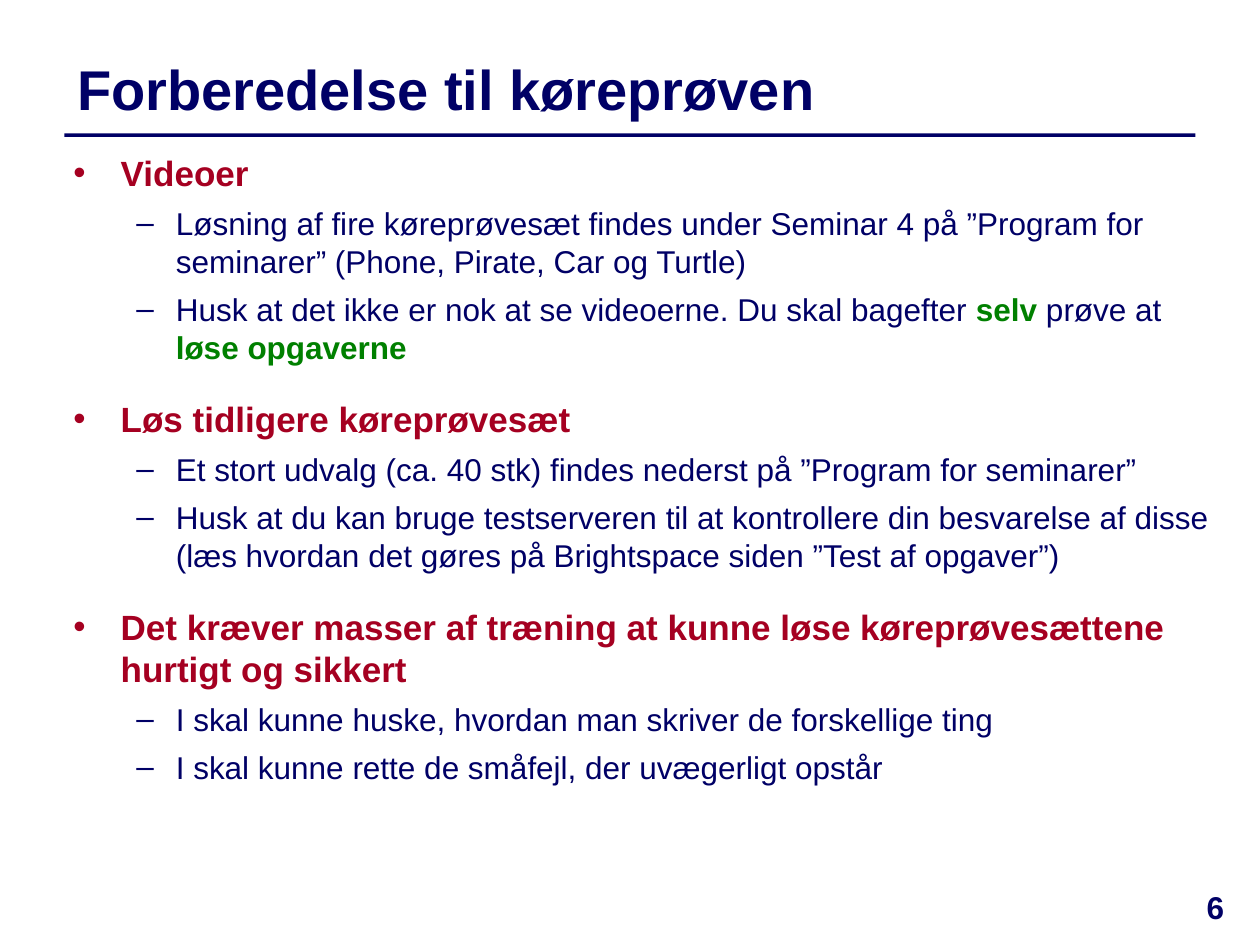
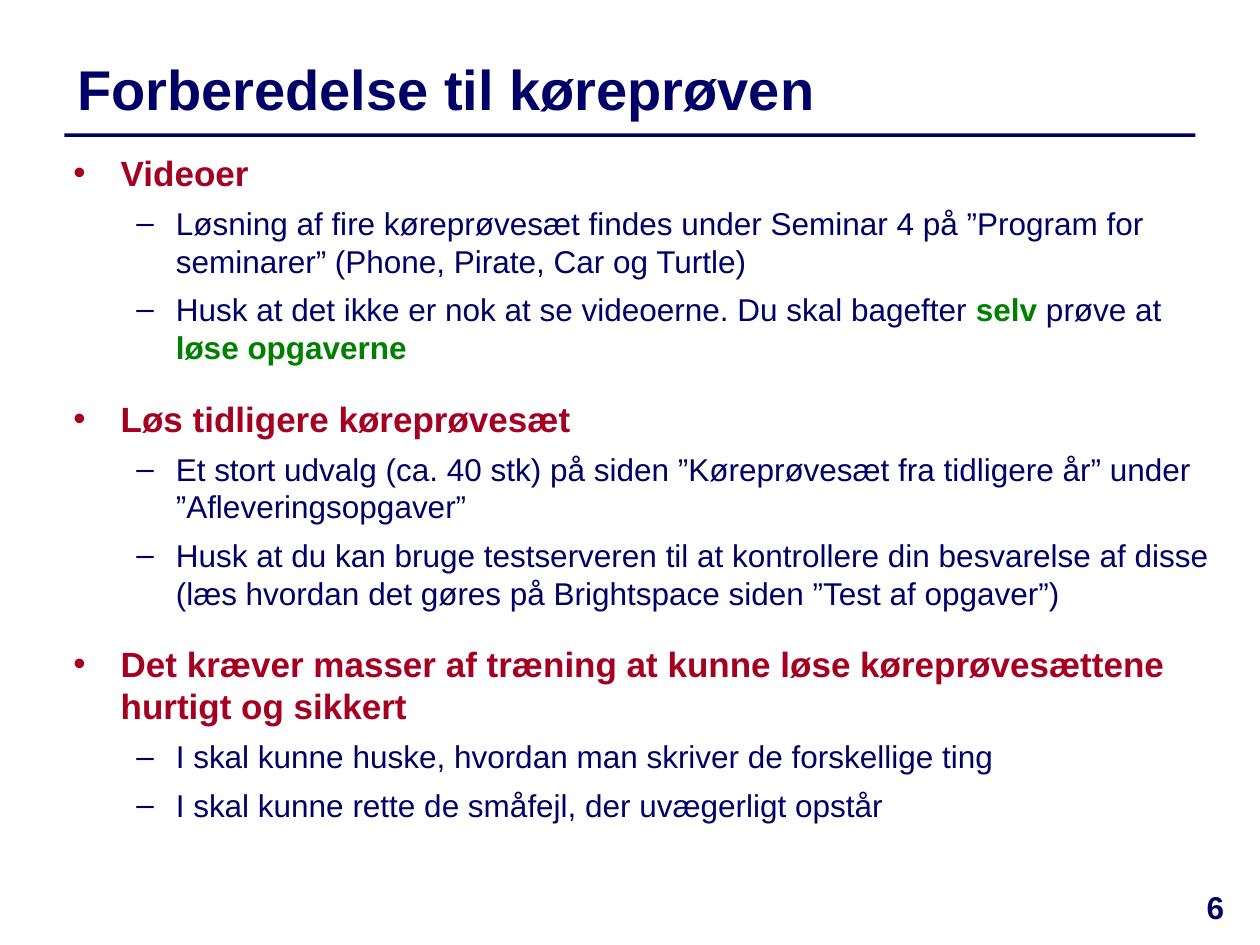
Before and after one commit to IntProgAU/Materiale, a slide deck: slide 6 of web/g24/status/Køreprøven.pptx. Drawn at 1260x945 pixels with LibreOffice and Linux fonts; fonts in the diff are those of the drawing. Boxes give left, top, right and bottom in pixels: in the first picture for what was removed or moved away, otherwise in the second. Text is boxed around its words. In the diff, an @@ line names an element or a change of style, - is before the commit and + after.

```diff
--- a/web/g24/status/Køreprøven.pptx
+++ b/web/g24/status/Køreprøven.pptx
@@ text at [176,456,1191,524]: text changed @@
-  – Et stort udvalg (ca. 40 stk) findes nederst på ”Program for seminarer”
+  – Et stort udvalg (ca. 40 stk) på siden ”Køreprøvesæt fra tidligere år” under ”Afleveringsopgaver”
```
